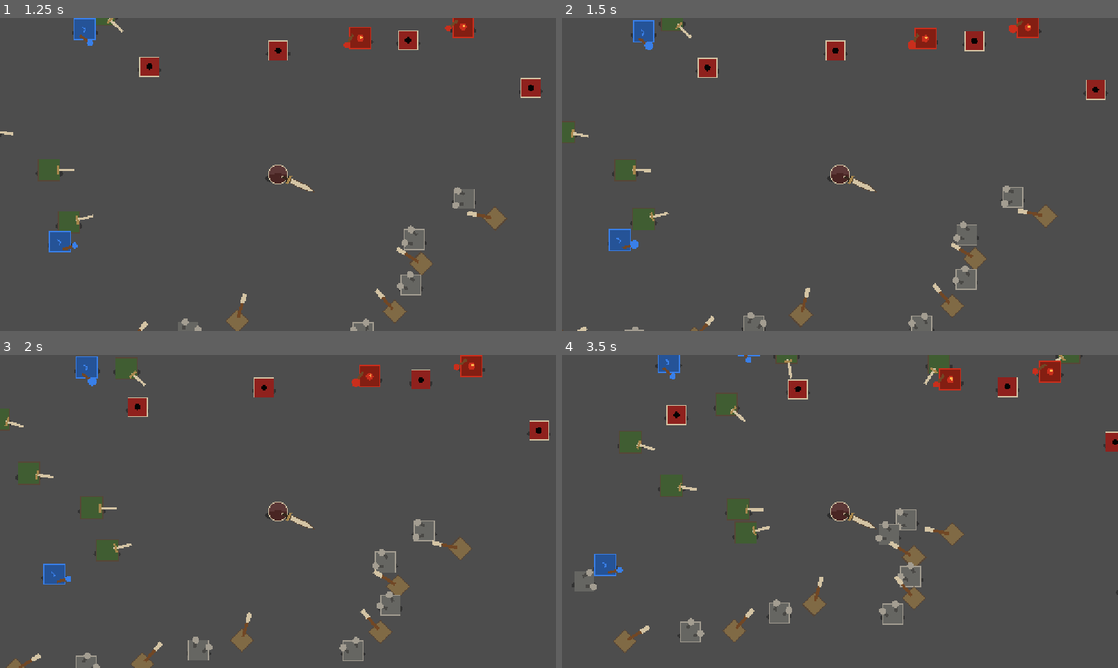
Above: before the commit, frames 1-4 (two rows, left to right).
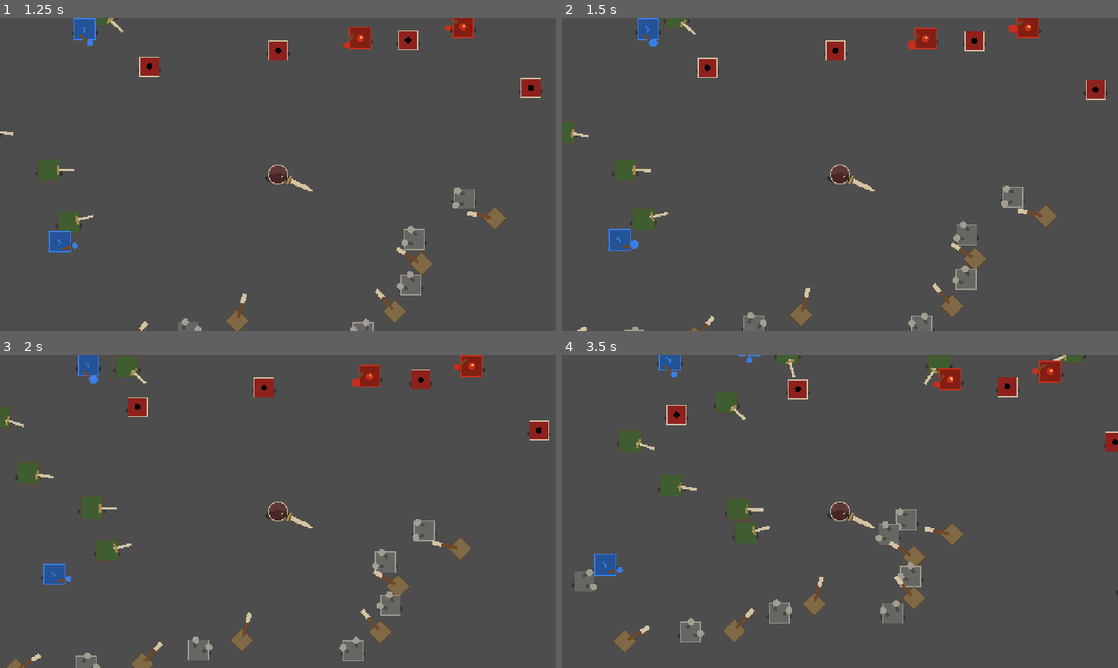
Above: after the commit, the same moments.

Repository: lollydragon666/testgame
Game: Godot game, scene res://scenes/debug/combat_benchmark.tscn
The game is run twice, just before and just after one commit, with the same random seed, the same clock (stepped at 60 frames per second) and the same inputs. This scene is started directly instead of the project's main scene.
Inputs (mouse positions are in pixels of both pictures, inside the frame that each line leads up to):
- Up to frame 1 (1.25 s): move the mouse to (400, 158) at 0.52 s; hold D (move_right) from 0.53 s (still down); click (400, 158) at 0.6 s
- Up to frame 2 (1.5 s): move the mouse to (728, 190) at 1.27 s; release D (move_right) at 1.28 s; hold S (move_down) from 1.28 s (still down); right-click (728, 190) at 1.35 s
- Up to frame 3 (2 s): keep holding S (move_down)
- Up to frame 4 (3.5 s): move the mouse to (895, 442) at 2.02 s; release S (move_down) at 2.03 s; hold D (move_right) 2.03-2.78 s; tap Space (dash) at 2.1 s; move the mouse to (812, 574) at 2.77 s; hold W (move_up) from 2.78 s (still down); tap E (interact) at 2.85 s

Frame 1 is identical in both runs. In frame 2, 0.4% of the frame differs, in the area x 12-24%, y 0-11%; in frame 3, 0.3%; in frame 4, 0.4%.

Commit message:
docs: add combat optimization benchmark results

Diff:
--- a/scripts/debug/combat_benchmark.gd
+++ b/scripts/debug/combat_benchmark.gd
@@ -97,6 +97,15 @@
 		"overlapping_enemy_pairs": _count_overlapping_enemy_pairs(config.enemy_separation_radius),
 		"static_memory_bytes": int(Performance.get_monitor(Performance.MEMORY_STATIC)),
 		"node_count": int(Performance.get_monitor(Performance.OBJECT_NODE_COUNT)),
+		"godot_version": Engine.get_version_info()["string"],
+		"os": OS.get_name(),
+		"processor_count": OS.get_processor_count(),
+		"video_adapter": RenderingServer.get_video_adapter_name(),
+		"physics_ticks_per_second": Engine.physics_ticks_per_second,
+		"viewport_size": "%dx%d" % [
+			ProjectSettings.get_setting("display/window/size/viewport_width"),
+			ProjectSettings.get_setting("display/window/size/viewport_height"),
+		],
 	}
 	print("COMBAT_BENCHMARK %s" % JSON.stringify(result))
 	get_tree().quit()
Not shown, added: docs/combat-performance-report.md
